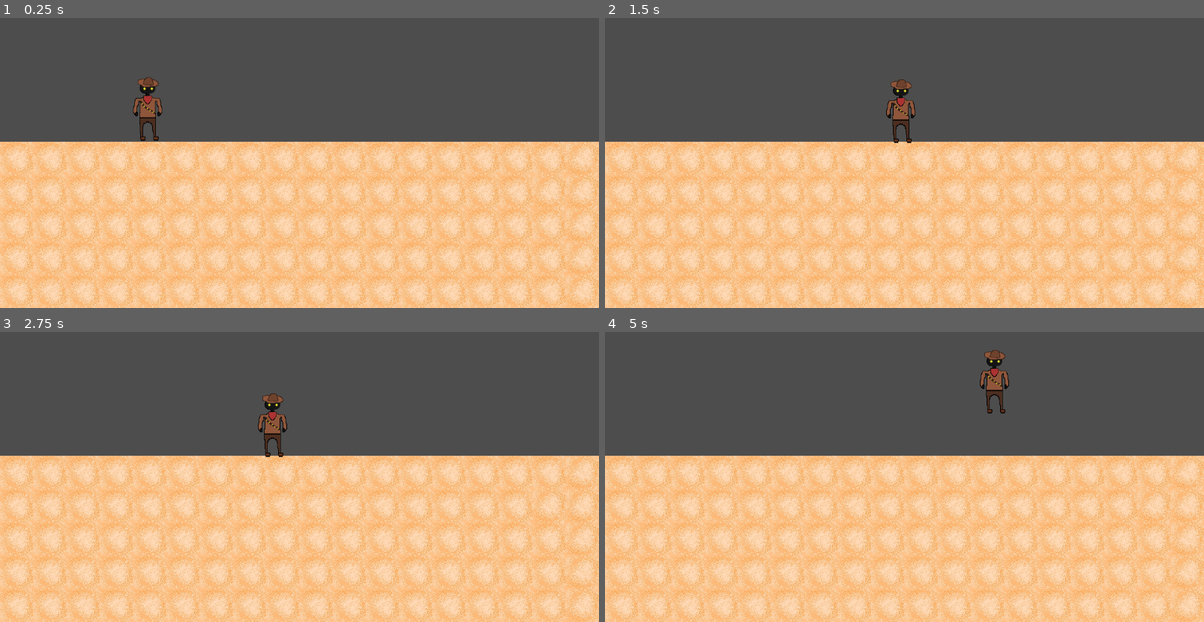
Above: before the commit, frames 1-4 (two rows, left to right).
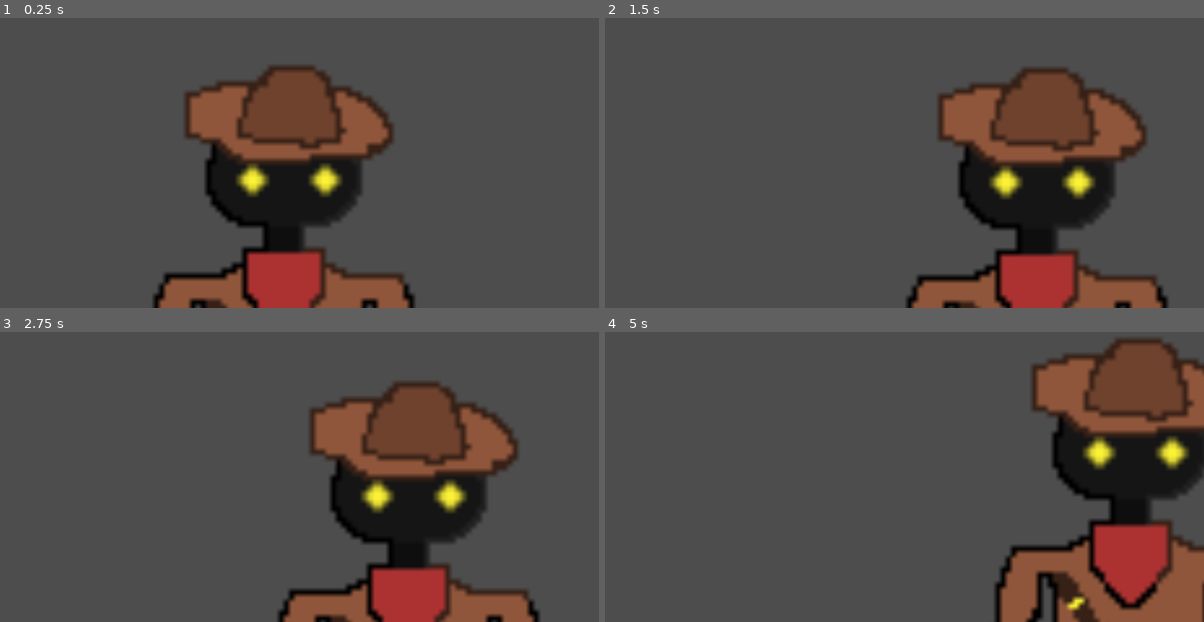
Above: after the commit, the same moments.

Repository: Abmccullough1/New-Cowboy-with-a-wand
Game: Godot game, scene res://main.tscn
Two runs of this game, one before a commit and one after it. Both use one fixed random seed, a clock stepped at 60 frames per second and the inputs below.
Inputs:
- Up to frame 1 (0.25 s): no input
- Up to frame 2 (1.5 s): tap Enter (ui_accept) at 0.5, 0.77 s; hold Right (ui_right) from 0.53 s (still down)
- Up to frame 3 (2.75 s): tap Enter (ui_accept) at 1.52 s; release Right (ui_right) at 2.03 s; hold Left (ui_left) from 2.03 s (still down)
- Up to frame 4 (5 s): release Left (ui_left) at 2.78 s; hold Right (ui_right) 2.78-4.28 s; tap Enter (ui_accept) at 3.02, 3.77, 4.52 s; hold Left (ui_left) from 4.28 s (still down)

The runs differ from the first frame. In frame 1, 65% of the frame differs, in the area x 0-100%, y 16-100%; in frame 2, 65%; in frame 3, 65%; in frame 4, 68%, in the area x 0-100%, y 2-100%.

Commit message:
Cactus Update

Diff:
--- a/Player/character_body_2d.tscn
+++ b/Player/character_body_2d.tscn
@@ -1,7 +1,7 @@
 [gd_scene load_steps=5 format=3 uid="uid://xqckunj3gk4p"]
 
 [ext_resource type="Script" path="res://Player/player.gd" id="1_0fhkd"]
-[ext_resource type="Texture2D" uid="uid://toh53vwqusqc" path="res://Cowboy with a Wand/cowboizardstand.png" id="2_3jxdb"]
+[ext_resource type="Texture2D" uid="uid://toh53vwqusqc" path="res://Textures/cowboizardstand.png" id="2_3jxdb"]
 
 [sub_resource type="SpriteFrames" id="SpriteFrames_foyrw"]
 animations = [{
--- a/main.tscn
+++ b/main.tscn
@@ -1,8 +1,10 @@
-[gd_scene load_steps=7 format=3 uid="uid://bhx864v5rlhh5"]
+[gd_scene load_steps=9 format=3 uid="uid://bhx864v5rlhh5"]
 
-[ext_resource type="Texture2D" uid="uid://bll6srtqpqafj" path="res://Cowboy with a Wand/sandsafe.png" id="1_4ucri"]
+[ext_resource type="Texture2D" uid="uid://bll6srtqpqafj" path="res://Textures/sandsafe.png" id="1_4ucri"]
 [ext_resource type="PackedScene" uid="uid://xqckunj3gk4p" path="res://Player/character_body_2d.tscn" id="1_lewqp"]
-[ext_resource type="Texture2D" uid="uid://cfybngxphx14c" path="res://Cowboy with a Wand/fence2.png" id="2_ee3pd"]
+[ext_resource type="Texture2D" uid="uid://cfybngxphx14c" path="res://Textures/fence2.png" id="2_ee3pd"]
+[ext_resource type="Texture2D" uid="uid://oq68vbm4aoie" path="res://Textures/Cactus1.png" id="4_6e8sc"]
+[ext_resource type="Texture2D" uid="uid://f57ptmbiu7tf" path="res://Textures/Cactus2.png" id="5_m36rn"]
 
 [sub_resource type="TileSetAtlasSource" id="TileSetAtlasSource_mm6d3"]
 texture = ExtResource("1_4ucri")
@@ -130,12 +132,34 @@
 sources/1 = SubResource("TileSetAtlasSource_ia4mb")
 
 [node name="Main" type="Node2D"]
+scale = Vector2(10, 10)
 
 [node name="TileMap" type="TileMap" parent="."]
-position = Vector2(0, 648)
+position = Vector2(0, 322.8)
 tile_set = SubResource("TileSet_gye7l")
 format = 2
 layer_0/tile_data = PackedInt32Array(-65536, 0, 0, -65535, 0, 0, -65534, 0, 0, -65533, 0, 0, -65532, 0, 0, -65531, 0, 0 …(1297 unchanged characters)…
 
 [node name="CharacterBody2D" parent="." instance=ExtResource("1_lewqp")]
-position = Vector2(284, 232)
+position = Vector2(336, -59.9)
+
+[node name="cactus2" type="Sprite2D" parent="."]
+show_behind_parent = true
+position = Vector2(87.1, -46.4)
+scale = Vector2(1, 0.929688)
+texture = ExtResource("4_6e8sc")
+
+[node name="cactus" type="Sprite2D" parent="."]
+position = Vector2(480, -50.2)
+texture = ExtResource("4_6e8sc")
+
+[node name="cactus pequeño" type="Sprite2D" parent="."]
+position = Vector2(227, -25.3)
+texture = ExtResource("5_m36rn")
+
+[node name="cactus pequeño2" type="Sprite2D" parent="."]
+position = Vector2(506, -24.2)
+texture = ExtResource("5_m36rn")
+
+[node name="-2" type="Camera2D" parent="."]
+position = Vector2(339, -103.4)
Binary file added: Textures/Cactus1.png
Not shown, changed: Textures/Cactus1.png.import
Binary file added: Textures/Cactus2.png
Not shown, changed: Textures/Cactus2.png.import
Renamed: Cowboy with a Wand/Hay.png -> Textures/Hay.png
Not shown, changed: Textures/Hay.png.import
Renamed: Cowboy with a Wand/IMG_E0637.jpg -> Textures/IMG_E0637.jpg
Not shown, changed: Textures/IMG_E0637.jpg.import
Renamed: Cowboy with a Wand/cowboizardstand.jpg -> Textures/cowboizardstand.jpg
Not shown, changed: Textures/cowboizardstand.jpg.import
Renamed: Cowboy with a Wand/cowboizardstand.png -> Textures/cowboizardstand.png
Not shown, added: Textures/cowboizardstand.png.import
(and 12 more such lines)
